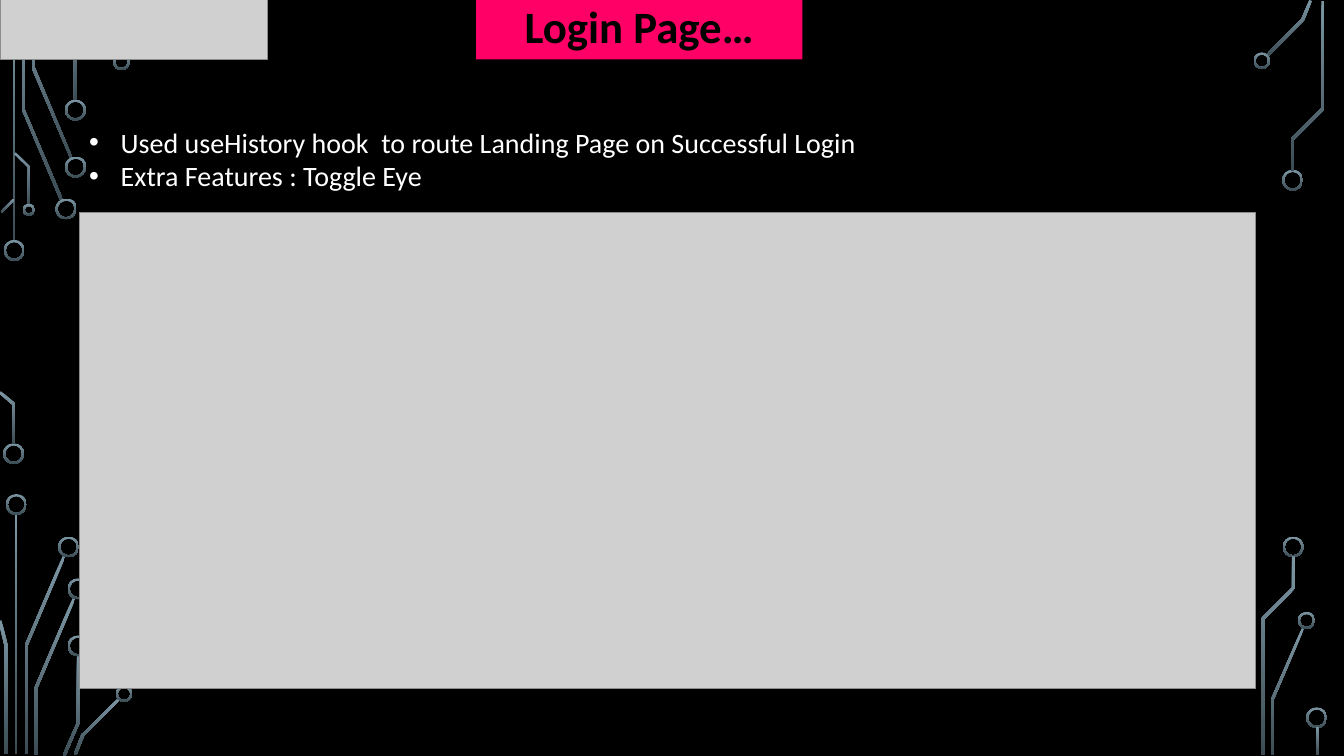
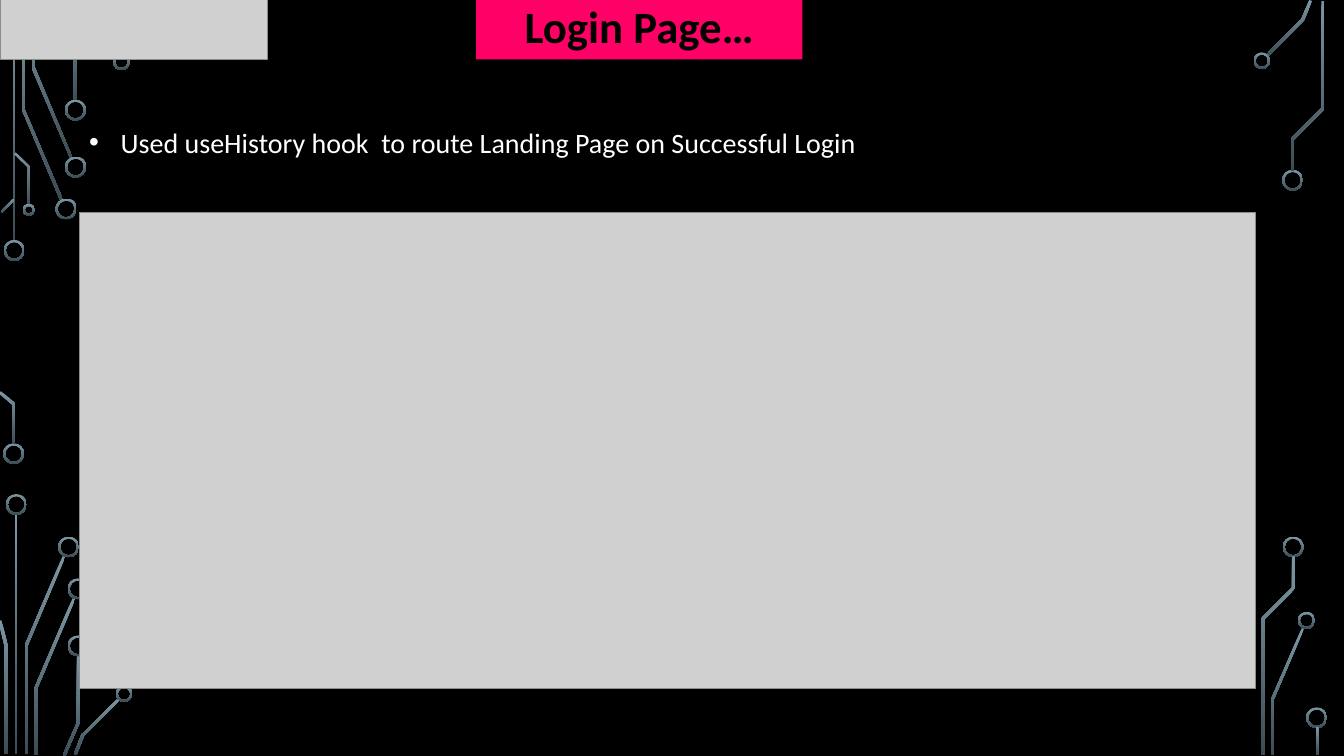
Before and after one commit to dmoradiya/Banking-Application-and-Expenses-Tracker-with-React---C-ASP-.NET-MVC, a slide deck: slide 14 of Planning/Virtual Velocity V1.2.pptx (slide 12 before the commit). Drawn at 1344x756 pixels with LibreOffice and Linux fonts; fonts in the diff are those of the drawing; grey boxes stand for pictures; background and template pictures are left out. Boxes give left, top, right and bottom in pixels: in the first picture for what was removed or moved away, otherwise in the second. Text is boxed around its words. In the diff, an @@ line names an element or a change of style, - is before the commit and + after.

```diff
--- a/Planning/Virtual Velocity V1.2.pptx
+++ b/Planning/Virtual Velocity V1.2.pptx
@@ text at (121, 166, 421, 191): paragraph removed @@
-• Extra Features : Toggle Eye
```
Also in this commit, not shown: 2 other slides changed, 2 slides added, 5 other files.
